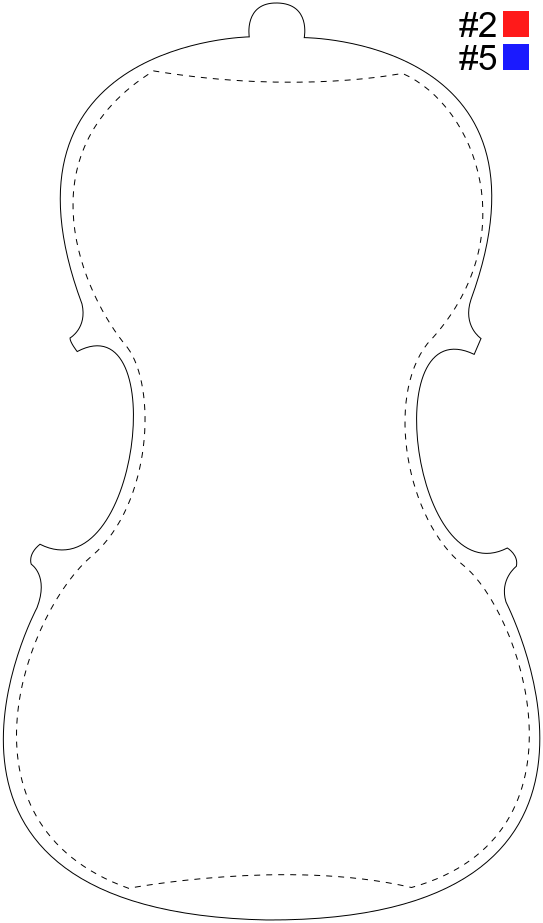
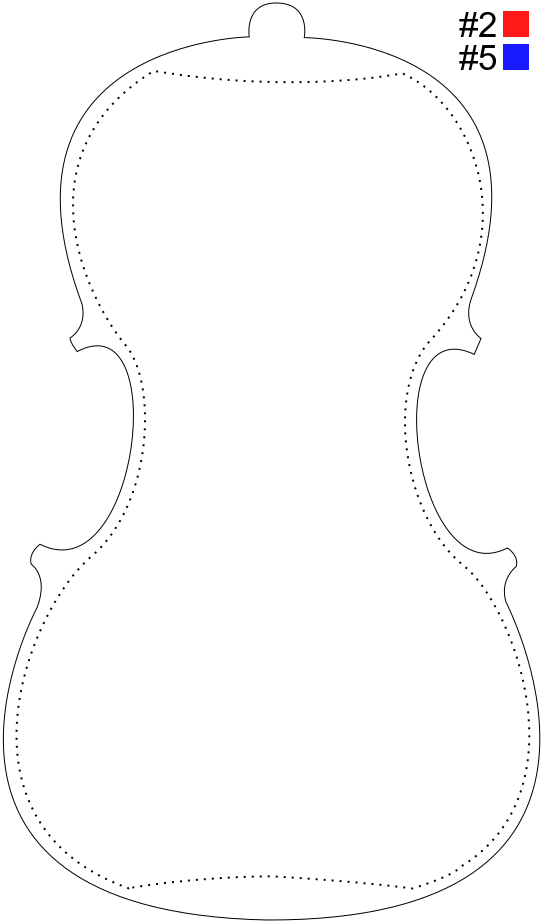
Two versions of the same layered image (543 x 923). Layer-by-layer changes:
painted on "plate inner contour" over <box>15,70,531,890</box>
